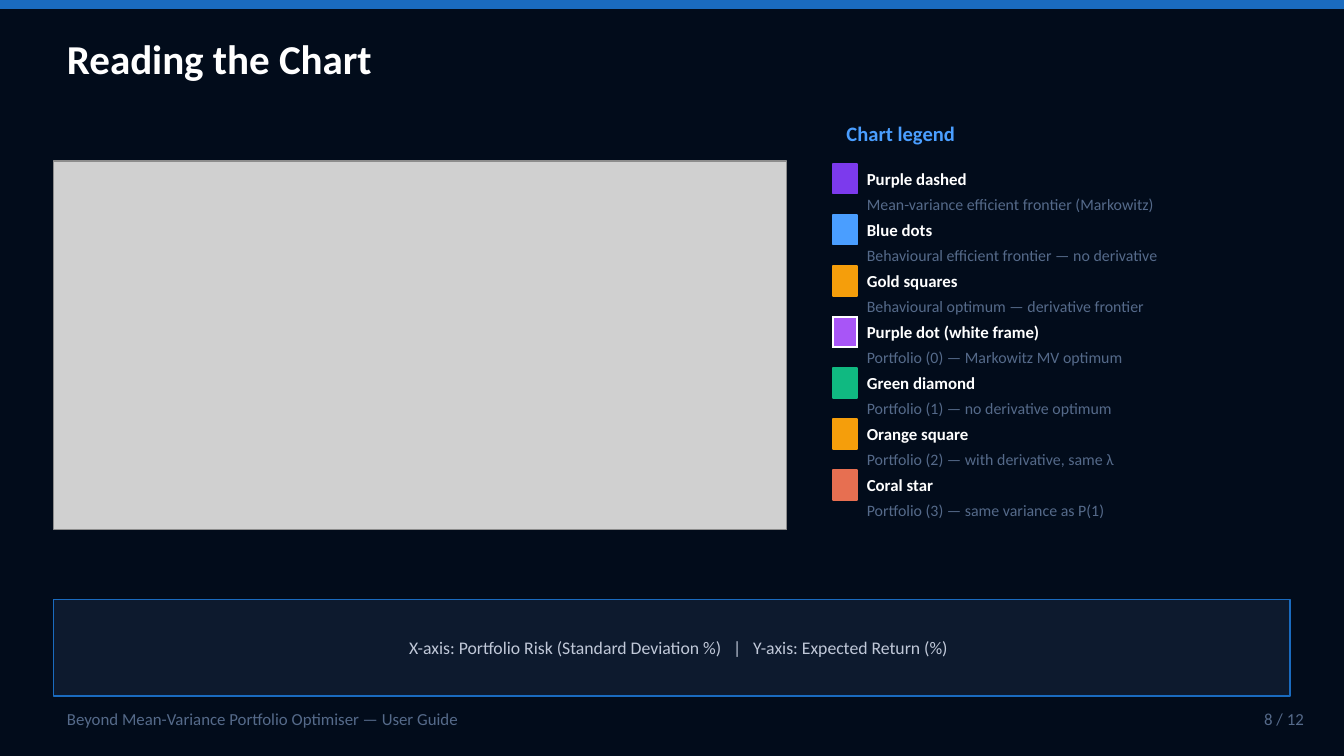
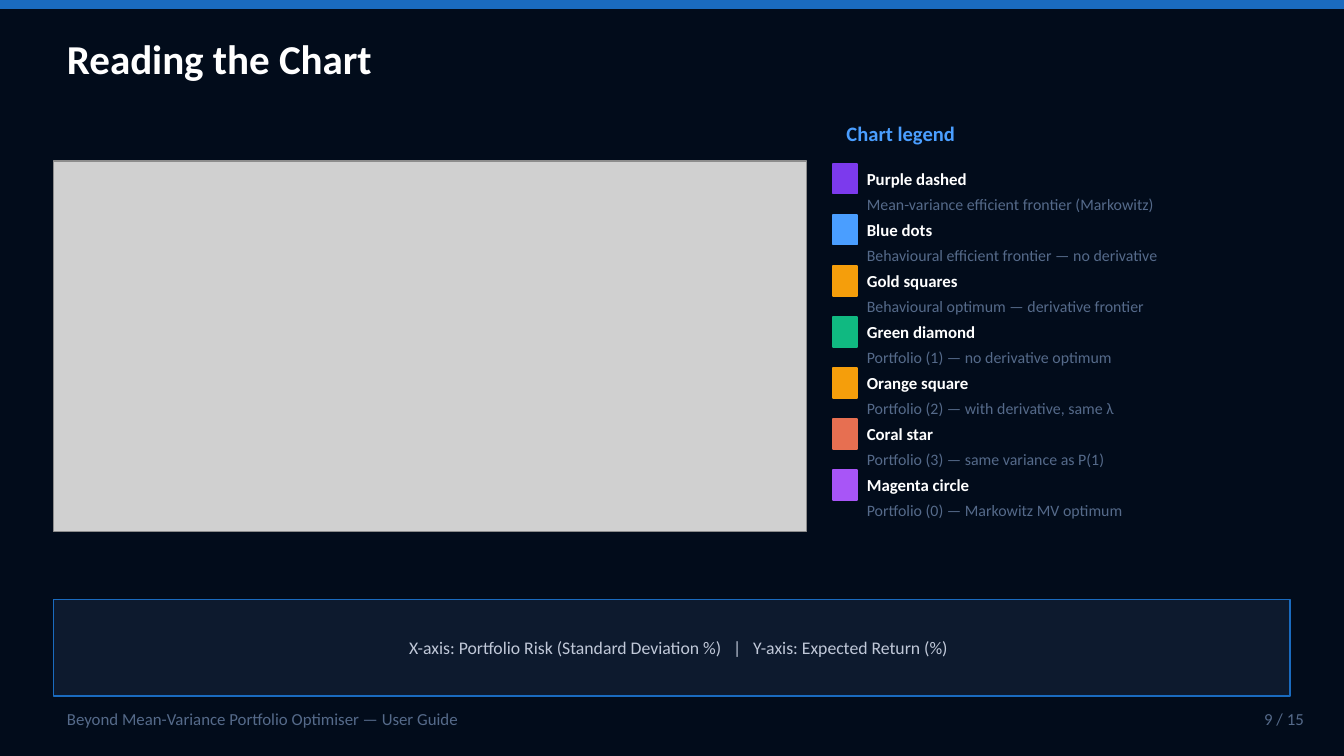
Before and after one commit to SamiJeddou/behavioral-portfolio-optimizer, a slide deck: slide 9 of userguide.pptx (slide 8 before the commit). Drawn at 1344x756 pixels with LibreOffice and Linux fonts; fonts in the diff are those of the drawing; grey boxes stand for pictures. Boxes give left, top, right and bottom in pixels: in the first picture for what was removed or moved away, otherwise in the second. Text is boxed around its words. In the diff, an @@ line names an element or a change of style, - is before the commit and + after.

```diff
--- a/userguide.pptx
+++ b/userguide.pptx
@@ picture: place and size @@
-picture at (54,161,786,530)
+picture at (54,161,806,532)
@@ 6 texts, 3 rectangles: place and size @@
-6 texts, 3 rectangles at (833,368,1113,518)
+6 texts, 3 rectangles at (833,317,1113,467)
@@ text removed at (867,325,1040,341) @@
-Purple dot (white frame)
@@ rectangle: place and size @@
-rectangle at (833,317,857,347)
+rectangle at (833,470,857,500)
@@ rectangle at (833,470,857,500): outline #FFFFFF 1 pt to #A855F7 1 pt @@
@@ text added at (867,479,970,494), 9 pt, text #FFFFFF, bold @@
+Magenta circle
@@ text "Portfolio (0) — Markowitz MV ...": place and size @@
-text "Portfolio (0) — Markowitz MV ..." at (867,352,1122,366)
+text "Portfolio (0) — Markowitz MV ..." at (867,505,1122,519)
@@ text at (1264,714,1304,725): text changed @@
-8 / 12
+9 / 15
```
Also in this commit, not shown: 10 other slides changed, 3 slides added, 2 other files.
